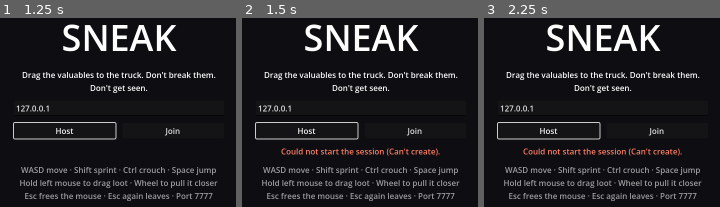
Above: before the commit, frames 1-3 (left to right).
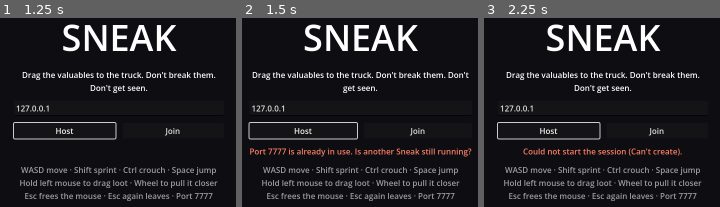
Above: after the commit, the same moments.

Repository: SneakKestrel16/Sneak
Game: Godot game, scene res://scenes/main_menu.tscn
Same seed, same stepped clock (60 frames per second), same inputs: the game is played once before the commit and once after it.
Inputs (mouse positions are in pixels of both pictures, inside the frame that each line leads up to):
- Up to frame 1 (1.25 s): move the mouse to (outside the picture) at 0.52 s; hold D from 0.53 s (still down); tap Shift at 0.6 s; click (outside the picture) at 0.67 s
- Up to frame 2 (1.5 s): release D at 1.25 s; click "Host" at 1.25 s
- Up to frame 3 (2.25 s): click "Join" at 2 s

Frame 1 is identical in both runs. In frame 2, 6.9% of the frame differs, in the area x 2-98%, y 3-74%; in frame 3, nothing differs.

Commit message:
Fix duplicate session handlers and explain a taken port
Hosting failed on the user's machine because a stuck headless test
process still held UDP 7777; the menu only said "Could not start the
session". It now names the port and suggests another Sneak is running.
Joining that stale process (old build, auto-named spawners) left the
client on a grey screen with nothing spawned.

The server_disconnected/connection_failed handlers were connected in
game.gd, but the multiplayer API outlives each game scene, so every new
session added another copy (logged as "already connected"). They are
now connected once in Net._ready. Clients also see "Connecting..." until
the host welcomes them, and Net.stop logs why a session ended.

Diff:
--- a/project.godot
+++ b/project.godot
@@ -21,7 +21,6 @@
 
 [debug]
 
-gdscript/warnings/untyped_declaration=2
 gdscript/warnings/unused_variable=2
 gdscript/warnings/unused_local_constant=2
 gdscript/warnings/unused_parameter=2
@@ -30,6 +29,7 @@
 gdscript/warnings/shadowed_variable_base_class=2
 gdscript/warnings/unreachable_code=2
 gdscript/warnings/standalone_expression=2
+gdscript/warnings/untyped_declaration=2
 gdscript/warnings/integer_division=2
 gdscript/warnings/narrowing_conversion=2
 
--- a/scripts/game.gd
+++ b/scripts/game.gd
@@ -86,18 +86,19 @@
 
 	multiplayer.peer_connected.connect(func(id: int) -> void: print("[net] peer %d joined" % id))
 	multiplayer.peer_disconnected.connect(_on_peer_disconnected)
-	multiplayer.server_disconnected.connect(Net.stop.bind("The host left."), CONNECT_DEFERRED)
-	multiplayer.connection_failed.connect(
-		Net.stop.bind("Could not reach %s:%d." % [Net.address, Net.port]), CONNECT_DEFERRED
-	)
 	multiplayer.connected_to_server.connect(func() -> void: _client_ready.rpc_id(1))
 
 	var error := Net.start()
 	if error != OK:
-		Net.stop.call_deferred("Could not start the session (%s)." % error_string(error))
+		var reason := "Could not start the session (%s)." % error_string(error)
+		if Net.hosting and error == ERR_CANT_CREATE:
+			reason = "Port %d is already in use. Is another Sneak still running?" % Net.port
+		Net.stop.call_deferred(reason)
 		return
 	if multiplayer.is_server():
 		_host_setup()
+	else:
+		flash("Connecting to %s:%d..." % [Net.address, Net.port], 10.0)
 
 
 func _process(delta: float) -> void:
@@ -114,9 +115,9 @@
 
 
 ## Shows text in the middle of the screen for a few seconds.
-func flash(text: String) -> void:
+func flash(text: String, seconds := 3.0) -> void:
 	_message.text = text
-	_message_left = 3.0
+	_message_left = seconds
 
 
 func _host_setup() -> void:
@@ -199,6 +200,13 @@
 	var id := multiplayer.get_remote_sender_id()
 	_players.spawn(id)
 	_set_score.rpc_id(id, banked, quota)
+	_welcome.rpc_id(id)
+
+
+## Clears the "Connecting..." message on the client that just joined.
+@rpc("authority", "reliable")
+func _welcome() -> void:
+	flash("Joined. Find the loot, bring it to the truck.")
 
 
 @rpc("authority", "call_local", "reliable")
--- a/scripts/net.gd
+++ b/scripts/net.gd
@@ -17,6 +17,12 @@
 	for arg in OS.get_cmdline_user_args():
 		if arg.begins_with("--port="):
 			port = arg.trim_prefix("--port=").to_int()
+	# Connected here, once: the multiplayer API outlives each game scene, so connecting in
+	# game.gd added a duplicate every time a session started.
+	multiplayer.server_disconnected.connect(stop.bind("The host left."), CONNECT_DEFERRED)
+	multiplayer.connection_failed.connect(
+		func() -> void: stop("Could not reach %s:%d." % [address, port]), CONNECT_DEFERRED
+	)
 
 
 ## Hosts or joins, depending on the menu choice. Returns the ENet error.
@@ -35,6 +41,8 @@
 	multiplayer.multiplayer_peer.close()
 	multiplayer.multiplayer_peer = OfflineMultiplayerPeer.new()
 	message = reason
+	if reason != "":
+		print("[net] session ended: %s" % reason)
 	Input.mouse_mode = Input.MOUSE_MODE_VISIBLE
 	get_tree().change_scene_to_file(MENU)
 
